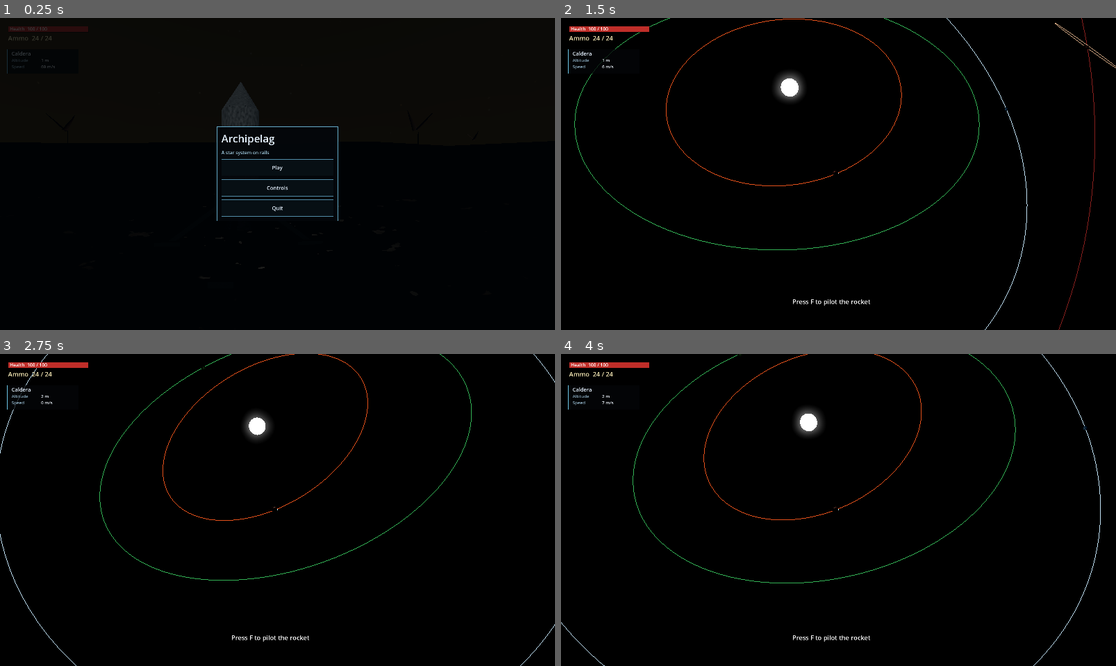
Above: before the commit, frames 1-4 (two rows, left to right).
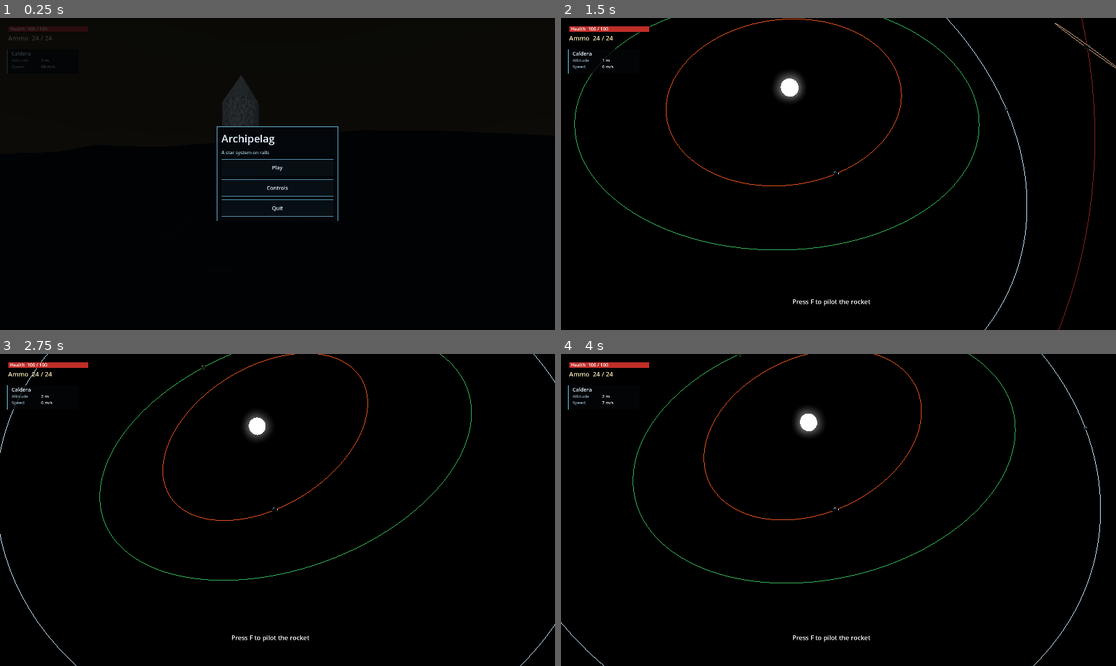
Above: after the commit, the same moments.

Repository: maldenol/archipelag
Game: Godot game, scene res://scenes/main.tscn
The game is run twice, just before and just after one commit, with the same random seed, the same clock (stepped at 60 frames per second) and the same inputs.
Inputs (mouse positions are in pixels of both pictures, inside the frame that each line leads up to):
- Up to frame 1 (0.25 s): no input
- Up to frame 2 (1.5 s): click "Play" at 0.5 s; tap Enter at 1.25 s; move the mouse to (866, 174) at 1.27 s; hold W from 1.28 s (still down); tap M at 1.35 s; click (866, 174) at 1.42 s
- Up to frame 3 (2.75 s): keep holding W; tap Space at 1.52, 2, 2.27 s; move the mouse to (249, 510) at 2.02 s; tap R at 2.1 s
- Up to frame 4 (4 s): keep holding W; move the mouse to (849, 503) at 2.77 s; hold Q 2.78-3.53 s; move the mouse to (832, 516) at 3.52 s; tap E at 3.6 s; click (832, 516) at 3.67 s; tap Space at 3.77 s

The runs differ from the first frame. In frame 1, 0.2% of the frame differs, in the area x 7-48%, y 13-81%; in frame 2, less than 0.1%; in frame 3, less than 0.1%; in frame 4, less than 0.1%.

Commit message:
Add terrain texture layers

Diff:
--- a/scripts/planet_body.gd
+++ b/scripts/planet_body.gd
@@ -15,6 +15,9 @@
 var prev_position = Vector3.ZERO
 var prev_basis = Basis.IDENTITY
 var noise: FastNoiseLite
+var moisture_noise: FastNoiseLite
+var lake_noise: FastNoiseLite
+var terrain_profile: Dictionary = {}
 var amplitude = 32.0
 var atmo_shell = 0.0
 var atmo_drag = 1.0
@@ -43,17 +46,19 @@
 	process_physics_priority = -20
 	var seed = int(data.seed) if data.has("seed") else 0
 	_build_noise(seed)
-	var material = SpaceMath.make_material(Color.WHITE)
-	var tex = SpaceMath.surface_textures(seed, color)
-	material.albedo_texture = tex.albedo
-	material.albedo_color = Color.WHITE
-	material.vertex_color_use_as_albedo = true
-	material.normal_enabled = true
-	material.normal_texture = tex.normal
-	material.roughness_texture = tex.rough
-	material.uv1_triplanar = true
-	material.uv1_world_triplanar = false
-	material.uv1_scale = Vector3(0.08, 0.08, 0.08)
+	# Terrain hues stay off the atmosphere palette. `color` is only the map tint.
+	var material = ShaderMaterial.new()
+	material.shader = load("res://shaders/terrain.gdshader")
+	var tex = SpaceMath.biome_textures(seed, terrain_profile)
+	material.set_shader_parameter("plains_tex", tex.plains)
+	material.set_shader_parameter("desert_tex", tex.desert)
+	material.set_shader_parameter("ice_tex", tex.ice)
+	material.set_shader_parameter("ocean_tex", tex.ocean)
+	material.set_shader_parameter("lake_tex", tex.lake)
+	material.set_shader_parameter("mountain_tex", tex.mountain)
+	material.set_shader_parameter("detail_normal", tex.normal)
+	material.set_shader_parameter("uv_scale", terrain_profile.uv_scale)
+	material.set_shader_parameter("normal_strength", terrain_profile.normal_strength)
 	# One mesh, so the shadow map has no cut between chunks.
 	var near = MeshInstance3D.new()
 	near.mesh = _terrain_mesh(MESH_SEGS, MESH_RINGS, 0, MESH_SEGS, 0, MESH_RINGS)
@@ -283,23 +288,145 @@
 	return nrm.normalized() if nrm.length_squared() > 0.000001 else dir
 
 func _build_noise(seed: int) -> void:
-	noise = FastNoiseLite.new()
-	noise.noise_type = FastNoiseLite.TYPE_SIMPLEX
-	noise.fractal_type = FastNoiseLite.FRACTAL_FBM
-	noise.fractal_octaves = 4
-	noise.fractal_lacunarity = 2.0
-	noise.fractal_gain = 0.5
-	noise.seed = 4000 + seed * 97
-	noise.frequency = 2.2 + float(seed % 4) * 0.7
-	amplitude = radius * (0.028 + float(seed % 4) * 0.012)
+	terrain_profile = _terrain_profile(seed)
+	noise = _fractal_noise(4000 + seed * 97, terrain_profile.frequency, terrain_profile.octaves, terrain_profile.gain, terrain_profile.lacunarity)
+	moisture_noise = _fractal_noise(5100 + seed * 53, terrain_profile.moisture_frequency, 4, 0.5, 2.0)
+	lake_noise = _fractal_noise(6200 + seed * 29, terrain_profile.lake_frequency, 3, 0.55, 2.0)
+	amplitude = radius * terrain_profile.relief
+
+func _fractal_noise(seed: int, frequency: float, octaves: int, gain: float, lacunarity: float) -> FastNoiseLite:
+	var field = FastNoiseLite.new()
+	field.noise_type = FastNoiseLite.TYPE_SIMPLEX
+	field.fractal_type = FastNoiseLite.FRACTAL_FBM
+	field.fractal_octaves = octaves
+	field.fractal_lacunarity = lacunarity
+	field.fractal_gain = gain
+	field.seed = seed
+	field.frequency = frequency
+	return field
+
+func _terrain_profile(seed: int) -> Dictionary:
+	# Each triple is shadow, lit, and speck. These stay clear of the atmosphere
+	# day colors: gold, cyan, violet, and orange.
+	match seed:
+		0:
+			return {
+				"sea": -0.34, "lake_level": -0.02, "lake_cut": 0.58,
+				"mountain_level": 0.26, "ice_lat": 0.84, "ice_alt": 0.4,
+				"desert_cut": 0.5, "frequency": 1.55, "octaves": 5, "gain": 0.52, "lacunarity": 2.15,
+				"moisture_frequency": 1.7, "lake_frequency": 8.0, "relief": 0.052,
+				"uv_scale": 0.05, "normal_strength": 0.9, "plant_count": 280,
+				"plains": [Color(0.16, 0.28, 0.10), Color(0.30, 0.42, 0.16), Color(0.08, 0.16, 0.05)],
+				"desert": [Color(0.42, 0.46, 0.48), Color(0.62, 0.66, 0.68), Color(0.28, 0.32, 0.34)],
+				"ice": [Color(0.62, 0.72, 0.78), Color(0.90, 0.94, 0.96), Color(0.40, 0.52, 0.60)],
+				"ocean": [Color(0.03, 0.05, 0.06), Color(0.08, 0.14, 0.13), Color(0.02, 0.04, 0.05)],
+				"lake": [Color(0.06, 0.18, 0.16), Color(0.16, 0.36, 0.30), Color(0.03, 0.09, 0.08)],
+				"mountain": [Color(0.08, 0.10, 0.12), Color(0.24, 0.28, 0.32), Color(0.04, 0.05, 0.06)],
+			}
+		1:
+			return {
+				"sea": -0.02, "lake_level": 0.22, "lake_cut": 0.56,
+				"mountain_level": 0.3, "ice_lat": 0.74, "ice_alt": 0.58,
+				"desert_cut": 0.4, "frequency": 2.5, "octaves": 4, "gain": 0.45, "lacunarity": 2.0,
+				"moisture_frequency": 1.15, "lake_frequency": 5.4, "relief": 0.03,
+				"uv_scale": 0.1, "normal_strength": 0.55, "plant_count": 1400,
+				"plains": [Color(0.06, 0.28, 0.04), Color(0.18, 0.55, 0.08), Color(0.03, 0.14, 0.02)],
+				"desert": [Color(0.46, 0.36, 0.16), Color(0.78, 0.64, 0.30), Color(0.32, 0.22, 0.08)],
+				"ice": [Color(0.78, 0.82, 0.84), Color(0.96, 0.97, 0.98), Color(0.55, 0.62, 0.66)],
+				"ocean": [Color(0.02, 0.05, 0.18), Color(0.05, 0.12, 0.36), Color(0.01, 0.03, 0.10)],
+				"lake": [Color(0.12, 0.18, 0.05), Color(0.26, 0.34, 0.10), Color(0.06, 0.10, 0.03)],
+				"mountain": [Color(0.32, 0.16, 0.08), Color(0.58, 0.32, 0.16), Color(0.16, 0.08, 0.04)],
+			}
+		2:
+			return {
+				"sea": -0.16, "lake_level": 0.2, "lake_cut": 0.5,
+				"mountain_level": 0.18, "ice_lat": 0.62, "ice_alt": 0.5,
+				"desert_cut": 0.38, "frequency": 1.85, "octaves": 4, "gain": 0.42, "lacunarity": 2.05,
+				"moisture_frequency": 2.1, "lake_frequency": 6.4, "relief": 0.026,
+				"uv_scale": 0.07, "normal_strength": 0.4, "plant_count": 180,
+				"plains": [Color(0.22, 0.34, 0.20), Color(0.40, 0.56, 0.32), Color(0.12, 0.22, 0.12)],
+				"desert": [Color(0.70, 0.72, 0.68), Color(0.90, 0.91, 0.86), Color(0.52, 0.54, 0.50)],
+				"ice": [Color(0.68, 0.80, 0.88), Color(0.94, 0.97, 0.99), Color(0.40, 0.58, 0.72)],
+				"ocean": [Color(0.04, 0.07, 0.11), Color(0.10, 0.16, 0.22), Color(0.02, 0.04, 0.06)],
+				"lake": [Color(0.28, 0.46, 0.52), Color(0.55, 0.74, 0.78), Color(0.16, 0.32, 0.40)],
+				"mountain": [Color(0.36, 0.16, 0.08), Color(0.64, 0.32, 0.16), Color(0.18, 0.08, 0.04)],
+			}
+		3:
+			return {
+				"sea": -0.04, "lake_level": 0.2, "lake_cut": 0.54,
+				"mountain_level": 0.28, "ice_lat": 0.82, "ice_alt": 0.62,
+				"desert_cut": 0.48, "frequency": 1.2, "octaves": 6, "gain": 0.5, "lacunarity": 2.05,
+				"moisture_frequency": 1.05, "lake_frequency": 4.4, "relief": 0.068,
+				"uv_scale": 0.045, "normal_strength": 0.95, "plant_count": 700,
+				"plains": [Color(0.34, 0.36, 0.08), Color(0.62, 0.64, 0.18), Color(0.22, 0.24, 0.05)],
+				"desert": [Color(0.30, 0.28, 0.22), Color(0.50, 0.46, 0.36), Color(0.18, 0.16, 0.12)],
+				"ice": [Color(0.74, 0.80, 0.84), Color(0.94, 0.96, 0.97), Color(0.50, 0.60, 0.68)],
+				"ocean": [Color(0.02, 0.16, 0.18), Color(0.08, 0.36, 0.34), Color(0.01, 0.08, 0.09)],
+				"lake": [Color(0.10, 0.22, 0.12), Color(0.22, 0.40, 0.18), Color(0.05, 0.12, 0.06)],
+				"mountain": [Color(0.16, 0.18, 0.22), Color(0.34, 0.38, 0.46), Color(0.08, 0.10, 0.14)],
+			}
+		_:
+			return {
+				"sea": -0.38, "lake_level": 0.16, "lake_cut": 0.5,
+				"mountain_level": 0.16, "ice_lat": 0.8, "ice_alt": 0.36,
+				"desert_cut": 0.58, "frequency": 4.1, "octaves": 5, "gain": 0.52, "lacunarity": 2.2,
+				"moisture_frequency": 3.3, "lake_frequency": 11.0, "relief": 0.08,
+				"uv_scale": 0.12, "normal_strength": 1.0, "plant_count": 60,
+				"plains": [Color(0.24, 0.26, 0.30), Color(0.40, 0.44, 0.50), Color(0.14, 0.16, 0.20)],
+				"desert": [Color(0.58, 0.60, 0.64), Color(0.78, 0.80, 0.84), Color(0.40, 0.42, 0.48)],
+				"ice": [Color(0.70, 0.78, 0.74), Color(0.90, 0.96, 0.92), Color(0.46, 0.58, 0.52)],
+				"ocean": [Color(0.03, 0.03, 0.04), Color(0.10, 0.10, 0.12), Color(0.02, 0.02, 0.03)],
+				"lake": [Color(0.16, 0.22, 0.20), Color(0.34, 0.46, 0.40), Color(0.08, 0.14, 0.12)],
+				"mountain": [Color(0.10, 0.11, 0.13), Color(0.28, 0.30, 0.34), Color(0.05, 0.05, 0.07)],
+			}
+
+func _surface_sample(dir: Vector3) -> Dictionary:
+	var raw = noise.get_noise_3d(dir.x, dir.y, dir.z)
+	var moist = moisture_noise.get_noise_3d(dir.x, dir.y, dir.z) * 0.5 + 0.5
+	var lake_n = lake_noise.get_noise_3d(dir.x, dir.y, dir.z) * 0.5 + 0.5
+	var lat = absf(dir.y)
+	var sea = float(terrain_profile.sea)
+	var below = 1.0 - smoothstep(sea - 0.07, sea + 0.025, raw)
+	var polar = smoothstep(float(terrain_profile.ice_lat) - 0.1, float(terrain_profile.ice_lat) + 0.04, lat)
+	var high_ice = smoothstep(float(terrain_profile.ice_alt) - 0.08, float(terrain_profile.ice_alt) + 0.04, raw)
+	var ocean_w = below * (1.0 - polar)
+	var shelf_w = below * polar
+	var ice_w = clampf(maxf(shelf_w, maxf(high_ice, polar) * (1.0 - below)), 0.0, 1.0)
+	var mountain_w = smoothstep(float(terrain_profile.mountain_level) - 0.05, float(terrain_profile.mountain_level) + 0.1, raw) * (1.0 - ice_w) * (1.0 - ocean_w)
+	var lake_top = float(terrain_profile.lake_level)
+	var lake_band = smoothstep(sea + 0.02, sea + 0.07, raw) * (1.0 - smoothstep(lake_top - 0.03, lake_top + 0.045, raw))
+	var lake_w = lake_band * smoothstep(float(terrain_profile.lake_cut) - 0.05, float(terrain_profile.lake_cut) + 0.12, lake_n) * (1.0 - ice_w) * (1.0 - mountain_w)
+	var covered = clampf(ocean_w + ice_w + mountain_w + lake_w, 0.0, 1.0)
+	var open = 1.0 - covered
+	var dry = 1.0 - smoothstep(float(terrain_profile.desert_cut) - 0.08, float(terrain_profile.desert_cut) + 0.1, moist)
+	var desert_w = open * dry
+	var plains_w = open * (1.0 - dry)
+	var sum = ocean_w + ice_w + mountain_w + lake_w + desert_w + plains_w
+	if sum < 0.0001:
+		plains_w = 1.0
+		sum = 1.0
+	var inv = 1.0 / sum
+	var height_unit = lerpf(raw, sea, clampf(ocean_w + shelf_w, 0.0, 1.0))
+	return {
+		"height": height_unit * amplitude,
+		"plains": plains_w * inv,
+		"desert": desert_w * inv,
+		"ice": ice_w * inv,
+		"ocean": ocean_w * inv,
+		"lake": lake_w * inv,
+		"mountain": mountain_w * inv,
+	}
 
 func _grid_vertex(x: int, y: int) -> Vector3:
 	return _sphere_vertex(x, y, MESH_SEGS, MESH_RINGS)
 
-func _sphere_vertex(x: int, y: int, segs: int, rings: int) -> Vector3:
+func _unit_dir(x: int, y: int, segs: int, rings: int) -> Vector3:
 	var phi = float(y) / float(rings) * PI
 	var theta = float(x) / float(segs) * TAU
-	var dir = Vector3(sin(phi) * cos(theta), cos(phi), sin(phi) * sin(theta))
+	return Vector3(sin(phi) * cos(theta), cos(phi), sin(phi) * sin(theta))
+
+func _sphere_vertex(x: int, y: int, segs: int, rings: int) -> Vector3:
+	var dir = _unit_dir(x, y, segs, rings)
 	return dir * (radius + height_offset(dir))
 
 func _update_lod() -> void:
@@ -317,15 +444,21 @@
 func _build_foliage(seed: int) -> void:
 	foliage = Node3D.new()
 	add_child(foliage)
+	var count = int(terrain_profile.plant_count)
+	if count <= 0:
+		return
 	var rng = RandomNumberGenerator.new()
 	rng.seed = 2500 + seed * 13
 	for kind in 3:
+		var spots = _plant_spots(kind, count)
+		if spots.is_empty():
+			continue
 		var multi = MultiMesh.new()
 		multi.transform_format = MultiMesh.TRANSFORM_3D
 		multi.mesh = _plant_mesh(seed, kind)
-		multi.instance_count = 1600
-		for i in multi.instance_count:
-			var dir = _foliage_dir(kind * 1600 + i, 4800)
+		multi.instance_count = spots.size()
+		for i in spots.size():
+			var dir: Vector3 = spots[i]
 			var pos = dir * (radius + height_offset(dir))
 			var basis = SpaceMath.basis_from_up_forward(dir, Vector3(rng.randf_range(-1.0, 1.0), 0.2, rng.randf_range(-1.0, 1.0)))
 			var scale = rng.randf_range(0.55, 1.8)
@@ -337,6 +470,18 @@
 		node.layers = visual_layer
 		foliage.add_child(node)
 
+func _plant_spots(kind: int, count: int) -> Array[Vector3]:
+	var spots: Array[Vector3] = []
+	var limit = count * 24
+	var offset = kind * limit
+	var guard = 0
+	while spots.size() < count and guard < limit:
+		var dir = _foliage_dir(offset + guard, limit * 3)
+		if _surface_sample(dir).plains > 0.58:
+			spots.append(dir)
+		guard += 1
+	return spots
+
 func _foliage_dir(index: int, total: int) -> Vector3:
 	var y = 1.0 - (float(index) + 0.5) / float(total) * 2.0
 	var phi = 2.399963229728653 * float(index)
@@ -344,15 +489,9 @@
 	return Vector3(cos(phi) * radial, y, sin(phi) * radial)
 
 func _plant_mesh(seed: int, kind: int) -> ArrayMesh:
-	var tint = color.lightened(0.15 + float(kind) * 0.08).lerp(Color(0.15, 0.35, 0.12), 0.25 if seed == 1 else 0.05)
-	if seed == 0:
-		tint = color.lightened(0.2).lerp(Color(0.35, 0.12, 0.05), float(kind) * 0.25)
-	elif seed == 2:
-		tint = Color(0.75, 0.88, 0.95).lerp(color, 0.35 + float(kind) * 0.1)
-	elif seed == 3:
-		tint = color.darkened(0.1).lerp(Color(0.45, 0.32, 0.18), float(kind) * 0.2)
-	elif seed == 4:
-		tint = color.lightened(0.05).lerp(Color(0.4, 0.16, 0.08), float(kind) * 0.3)
+	var plains: Array = terrain_profile.plains
+	var tint: Color = plains[0].lerp(plains[1], 0.62).lerp(plains[2], float(kind) * 0.18)
+	tint = tint.lightened(0.04 + float(seed % 3) * 0.02)
 	var tool = SurfaceTool.new()
 	tool.begin(Mesh.PRIMITIVE_TRIANGLES)
 	if kind == 0:
@@ -566,21 +705,26 @@
 	var y_count = y_to - y_from + 1
 	var verts = PackedVector3Array()
 	var normals = PackedVector3Array()
-	var colors = PackedColorArray()
+	var custom0 = PackedFloat32Array()
+	var custom1 = PackedFloat32Array()
 	verts.resize(x_count * y_count)
 	normals.resize(verts.size())
-	colors.resize(verts.size())
-	var low = color.darkened(0.42)
-	var high = color.lightened(0.28)
+	custom0.resize(verts.size() * 4)
+	custom1.resize(verts.size() * 2)
 	for iy in y_count:
 		for ix in x_count:
 			var index = iy * x_count + ix
-			var point = _sphere_vertex(x_from + ix, y_from + iy, segs, rings)
-			verts[index] = point
-			var sample = 0.0
-			if point.length() > 1.0 and amplitude > 0.001:
-				sample = (point.length() - radius) / amplitude
-			colors[index] = low.lerp(high, clampf(sample * 0.5 + 0.5, 0.0, 1.0))
+			var dir = _unit_dir(x_from + ix, y_from + iy, segs, rings)
+			var sample = _surface_sample(dir)
+			verts[index] = dir * (radius + sample.height)
+			var i4 = index * 4
+			custom0[i4] = sample.plains
+			custom0[i4 + 1] = sample.desert
+			custom0[i4 + 2] = sample.ice
+			custom0[i4 + 3] = sample.ocean
+			var i2 = index * 2
+			custom1[i2] = sample.lake
+			custom1[i2 + 1] = sample.mountain
 	for iy in y_count:
 		for ix in x_count:
 			var index = iy * x_count + ix
@@ -607,24 +751,13 @@
 	arrays.resize(Mesh.ARRAY_MAX)
 	arrays[Mesh.ARRAY_VERTEX] = verts
 	arrays[Mesh.ARRAY_NORMAL] = normals
-	arrays[Mesh.ARRAY_COLOR] = colors
+	arrays[Mesh.ARRAY_CUSTOM0] = custom0
+	arrays[Mesh.ARRAY_CUSTOM1] = custom1
 	arrays[Mesh.ARRAY_INDEX] = indices
 	var mesh = ArrayMesh.new()
-	mesh.add_surface_from_arrays(Mesh.PRIMITIVE_TRIANGLES, arrays)
+	var flags = (Mesh.ARRAY_CUSTOM_RGBA_FLOAT << Mesh.ARRAY_FORMAT_CUSTOM0_SHIFT) | (Mesh.ARRAY_CUSTOM_RG_FLOAT << Mesh.ARRAY_FORMAT_CUSTOM1_SHIFT)
+	mesh.add_surface_from_arrays(Mesh.PRIMITIVE_TRIANGLES, arrays, [], {}, flags)
 	return mesh
-
-func _terrain_paint(seed: int) -> Array[Color]:
-	match seed:
-		0:
-			return [Color(0.95, 0.38, 0.06), Color(0.42, 0.08, 0.02), Color(0.82, 0.78, 0.7), Color(0.1, 0.09, 0.08)]
-		1:
-			return [Color(0.55, 0.9, 0.28), Color(0.05, 0.28, 0.08), Color(0.9, 0.78, 0.35), Color(0.18, 0.1, 0.04)]
-		2:
-			return [Color(0.92, 0.97, 1.0), Color(0.25, 0.45, 0.72), Color(0.55, 0.62, 0.78), Color(0.08, 0.1, 0.18)]
-		3:
-			return [Color(0.86, 0.28, 0.16), Color(0.28, 0.05, 0.06), Color(0.78, 0.62, 0.4), Color(0.12, 0.07, 0.05)]
-		_:
-			return [Color(0.92, 0.62, 0.22), Color(0.32, 0.14, 0.05), Color(0.7, 0.68, 0.64), Color(0.08, 0.07, 0.07)]
 
 func _seam_normal(x: int, y: int, segs: int, rings: int) -> Vector3:
 	var west = x - 1
--- a/scripts/space_math.gd
+++ b/scripts/space_math.gd
@@ -252,6 +252,116 @@
 		"rough": ImageTexture.create_from_image(rough_image),
 	}
 
+static func biome_textures(seed: int, profile: Dictionary) -> Dictionary:
+	var names = ["plains", "desert", "ice", "ocean", "lake", "mountain"]
+	var rough = [0.9, 0.83, 0.32, 0.1, 0.16, 0.95]
+	var textures = {}
+	for i in names.size():
+		var layer: String = names[i]
+		var colors: Array = profile[layer]
+		textures[layer] = _biome_texture(seed, i, colors[0], colors[1], colors[2], rough[i])
+	textures["normal"] = _biome_normal(seed)
+	return textures
+
+static func _biome_texture(seed: int, kind: int, dark: Color, light: Color, accent: Color, rough_base: float) -> ImageTexture:
+	var noise = FastNoiseLite.new()
+	noise.noise_type = FastNoiseLite.TYPE_SIMPLEX
+	noise.fractal_type = FastNoiseLite.FRACTAL_FBM
+	noise.fractal_octaves = 4
+	noise.seed = 9000 + seed * 131 + kind * 17
+	var freq = 0.018 + float(kind) * 0.006 + float(seed % 5) * 0.004
+	if kind == 1:
+		freq = 0.012 + float(seed % 4) * 0.003
+	elif kind == 2:
+		freq = 0.04 + float(seed % 3) * 0.01
+	elif kind == 5:
+		freq = 0.03 + float(seed % 4) * 0.008
+	noise.frequency = freq
+	var fine = FastNoiseLite.new()
+	fine.noise_type = FastNoiseLite.TYPE_SIMPLEX
+	fine.fractal_type = FastNoiseLite.FRACTAL_FBM
+	fine.fractal_octaves = 2
+	fine.seed = 12000 + seed * 19 + kind * 53
+	fine.frequency = freq * (3.5 + float(seed % 3))
+	var size = 256
+	var bytes = PackedByteArray()
+	bytes.resize(size * size * 4)
+	var ang = float(seed) * 0.9 + float(kind) * 1.7
+	var cs = cos(ang)
+	var sn = sin(ang)
+	var stretch = 2.4 + float(seed % 3) * 0.8
+	var wave_scale = 0.18 if kind == 3 else 0.32
+	for y in size:
+		for x in size:
+			var u = float(x) * cs - float(y) * sn
+			var v = float(x) * sn + float(y) * cs
+			if kind == 1:
+				u *= 0.35
+				v *= stretch
+			var n = noise.get_noise_2d(u, v)
+			var g = fine.get_noise_2d(u, v)
+			var blend = clampf(n * 0.5 + 0.5, 0.0, 1.0)
+			var color = dark.lerp(light, blend)
+			var rough = rough_base
+			if kind == 0:
+				color = color.lerp(accent, clampf(g, 0.0, 1.0) * 0.45)
+				if g > 0.35:
+					color = color.lerp(dark, 0.25)
+			elif kind == 1:
+				var dune = clampf(sin(u * 0.11 + n * 5.0) * 0.5 + 0.5, 0.0, 1.0)
+				color = dark.lerp(light, dune)
+				color = color.lerp(accent, clampf(-g, 0.0, 1.0) * 0.35)
+				rough = rough_base + (1.0 - dune) * 0.08
+			elif kind == 2:
+				var crack = clampf(1.0 - absf(g), 0.0, 1.0)
+				color = light.lerp(dark, blend * 0.35)
+				color = color.lerp(accent, smoothstep(0.62, 0.9, crack))
+				rough = rough_base + crack * 0.12
+			elif kind == 3 or kind == 4:
+				var wave = clampf(sin(u * wave_scale + n * 4.0) * 0.5 + 0.5, 0.0, 1.0)
+				color = dark.lerp(light, wave * 0.55 + blend * 0.35)
+				color = color.lerp(accent, clampf(g, 0.0, 1.0) * 0.2)
+				rough = rough_base + (1.0 - wave) * (0.08 if kind == 3 else 0.05)
+			else:
+				var ridge = clampf(1.0 - absf(n), 0.0, 1.0)
+				color = dark.lerp(light, ridge)
+				color = color.lerp(accent, smoothstep(0.15, 0.7, clampf(g, 0.0, 1.0)) * 0.55)
+				rough = rough_base - ridge * 0.06
+			var i = (y * size + x) * 4
+			bytes[i] = int(clampf(color.r, 0.0, 1.0) * 255.0)
+			bytes[i + 1] = int(clampf(color.g, 0.0, 1.0) * 255.0)
+			bytes[i + 2] = int(clampf(color.b, 0.0, 1.0) * 255.0)
+			bytes[i + 3] = int(clampf(rough, 0.04, 1.0) * 255.0)
+	var image = Image.create_from_data(size, size, false, Image.FORMAT_RGBA8, bytes)
+	image.generate_mipmaps()
+	return ImageTexture.create_from_image(image)
+
+static func _biome_normal(seed: int) -> ImageTexture:
+	var noise = FastNoiseLite.new()
+	noise.noise_type = FastNoiseLite.TYPE_SIMPLEX
+	noise.fractal_type = FastNoiseLite.FRACTAL_FBM
+	noise.fractal_octaves = 4
+	noise.frequency = 0.045 + float(seed % 4) * 0.012
+	noise.seed = 1500 + seed * 29
+	var size = 256
+	var bytes = PackedByteArray()
+	bytes.resize(size * size * 4)
+	for y in size:
+		for x in size:
+			var h_l = noise.get_noise_2d(float(x - 1), float(y))
+			var h_r = noise.get_noise_2d(float(x + 1), float(y))
+			var h_d = noise.get_noise_2d(float(x), float(y - 1))
+			var h_u = noise.get_noise_2d(float(x), float(y + 1))
+			var nrm = Vector3((h_l - h_r) * 2.4, (h_d - h_u) * 2.4, 1.0).normalized()
+			var i = (y * size + x) * 4
+			bytes[i] = int((nrm.x * 0.5 + 0.5) * 255.0)
+			bytes[i + 1] = int((nrm.y * 0.5 + 0.5) * 255.0)
+			bytes[i + 2] = int(clampf(nrm.z * 0.5 + 0.5, 0.0, 1.0) * 255.0)
+			bytes[i + 3] = 255
+	var image = Image.create_from_data(size, size, false, Image.FORMAT_RGBA8, bytes)
+	image.generate_mipmaps()
+	return ImageTexture.create_from_image(image)
+
 static func make_material(color: Color, emission: float = 0.0) -> StandardMaterial3D:
 	var material = StandardMaterial3D.new()
 	material.albedo_color = color
--- /dev/null
+++ b/shaders/terrain.gdshader
@@ -0,0 +1,79 @@
+shader_type spatial;
+
+// Vertex custom data stores biome weights, not colors. Each sampler is one terrain
+// layer. Alpha of those textures is roughness.
+
+uniform sampler2D plains_tex : source_color, filter_linear_mipmap, repeat_enable;
+uniform sampler2D desert_tex : source_color, filter_linear_mipmap, repeat_enable;
+uniform sampler2D ice_tex : source_color, filter_linear_mipmap, repeat_enable;
+uniform sampler2D ocean_tex : source_color, filter_linear_mipmap, repeat_enable;
+uniform sampler2D lake_tex : source_color, filter_linear_mipmap, repeat_enable;
+uniform sampler2D mountain_tex : source_color, filter_linear_mipmap, repeat_enable;
+uniform sampler2D detail_normal : filter_linear_mipmap, repeat_enable;
+uniform float uv_scale = 0.08;
+uniform float normal_strength = 0.75;
+
+varying vec4 biome_a;
+varying vec2 biome_b;
+varying vec3 local_pos;
+varying vec3 obj_normal;
+
+vec3 blend_weights(vec3 normal) {
+	vec3 blend = pow(abs(normal), vec3(4.0));
+	return blend / max(blend.x + blend.y + blend.z, 0.0001);
+}
+
+vec4 sample_triplanar(sampler2D tex, vec3 pos, vec3 weights) {
+	vec4 x = texture(tex, pos.yz);
+	vec4 y = texture(tex, pos.xz);
+	vec4 z = texture(tex, pos.xy);
+	return x * weights.x + y * weights.y + z * weights.z;
+}
+
+vec3 sample_normal(vec3 pos, vec3 weights) {
+	vec3 x = texture(detail_normal, pos.yz).xyz * 2.0 - 1.0;
+	vec3 y = texture(detail_normal, pos.xz).xyz * 2.0 - 1.0;
+	vec3 z = texture(detail_normal, pos.xy).xyz * 2.0 - 1.0;
+	x = vec3(x.z, x.x, x.y);
+	y = vec3(y.x, y.z, y.y);
+	z = vec3(z.xy, z.z);
+	return normalize(x * weights.x + y * weights.y + z * weights.z);
+}
+
+void vertex() {
+	// plains, desert, ice, ocean, then lake and mountain.
+	biome_a = CUSTOM0;
+	biome_b = CUSTOM1.xy;
+	local_pos = VERTEX;
+	obj_normal = NORMAL;
+}
+
+void fragment() {
+	vec3 geom = normalize(obj_normal);
+	vec3 weights = blend_weights(geom);
+	vec3 pos = local_pos * uv_scale;
+	float sum = max(biome_a.r + biome_a.g + biome_a.b + biome_a.a + biome_b.x + biome_b.y, 0.0001);
+	float plains = biome_a.r / sum;
+	float desert = biome_a.g / sum;
+	float ice = biome_a.b / sum;
+	float ocean = biome_a.a / sum;
+	float lake = biome_b.x / sum;
+	float mountain = biome_b.y / sum;
+	vec4 color = sample_triplanar(plains_tex, pos, weights) * plains;
+	color += sample_triplanar(desert_tex, pos * 0.85, weights) * desert;
+	color += sample_triplanar(ice_tex, pos * 1.4, weights) * ice;
+	color += sample_triplanar(ocean_tex, pos * 0.55, weights) * ocean;
+	color += sample_triplanar(lake_tex, pos * 1.7, weights) * lake;
+	color += sample_triplanar(mountain_tex, pos * 1.25, weights) * mountain;
+	float slope = 1.0 - clamp(dot(geom, normalize(local_pos)), 0.0, 1.0);
+	color.rgb = mix(color.rgb, color.rgb * vec3(0.62, 0.6, 0.58), smoothstep(0.12, 0.4, slope) * mountain);
+	ALBEDO = color.rgb;
+	float water = clamp(ocean + lake, 0.0, 1.0);
+	ROUGHNESS = clamp(color.a, 0.045, 1.0);
+	SPECULAR = mix(0.4, 0.82, water);
+	float bump = normal_strength * (plains * 0.45 + desert * 0.65 + ice * 0.25 + ocean * 0.05 + lake * 0.1 + mountain * 1.0);
+	vec3 mapped = sample_normal(pos * 1.3, weights);
+	vec3 obj_n = normalize(mix(geom, mapped, clamp(bump, 0.0, 1.0)));
+	vec3 world_n = normalize(mat3(MODEL_MATRIX) * obj_n);
+	NORMAL = normalize(mat3(VIEW_MATRIX) * world_n);
+}
Not shown, added: shaders/terrain.gdshader.uid
